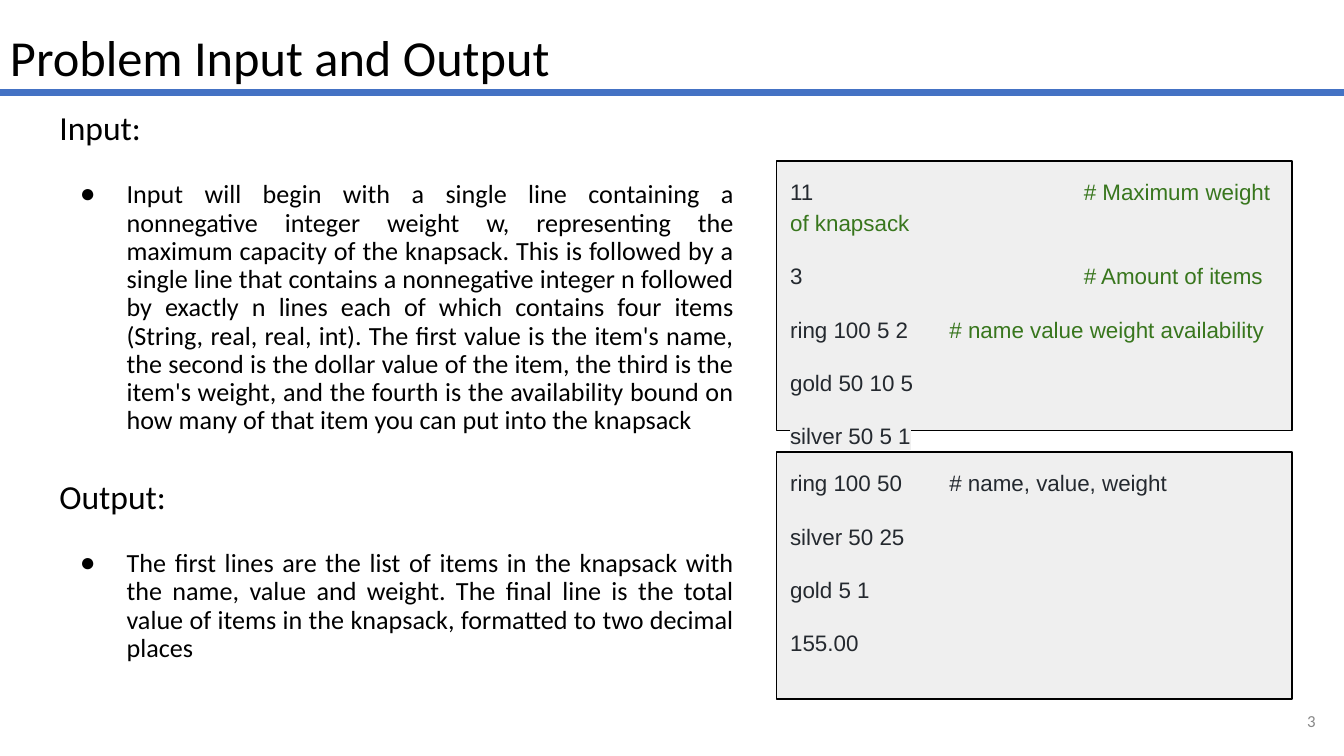
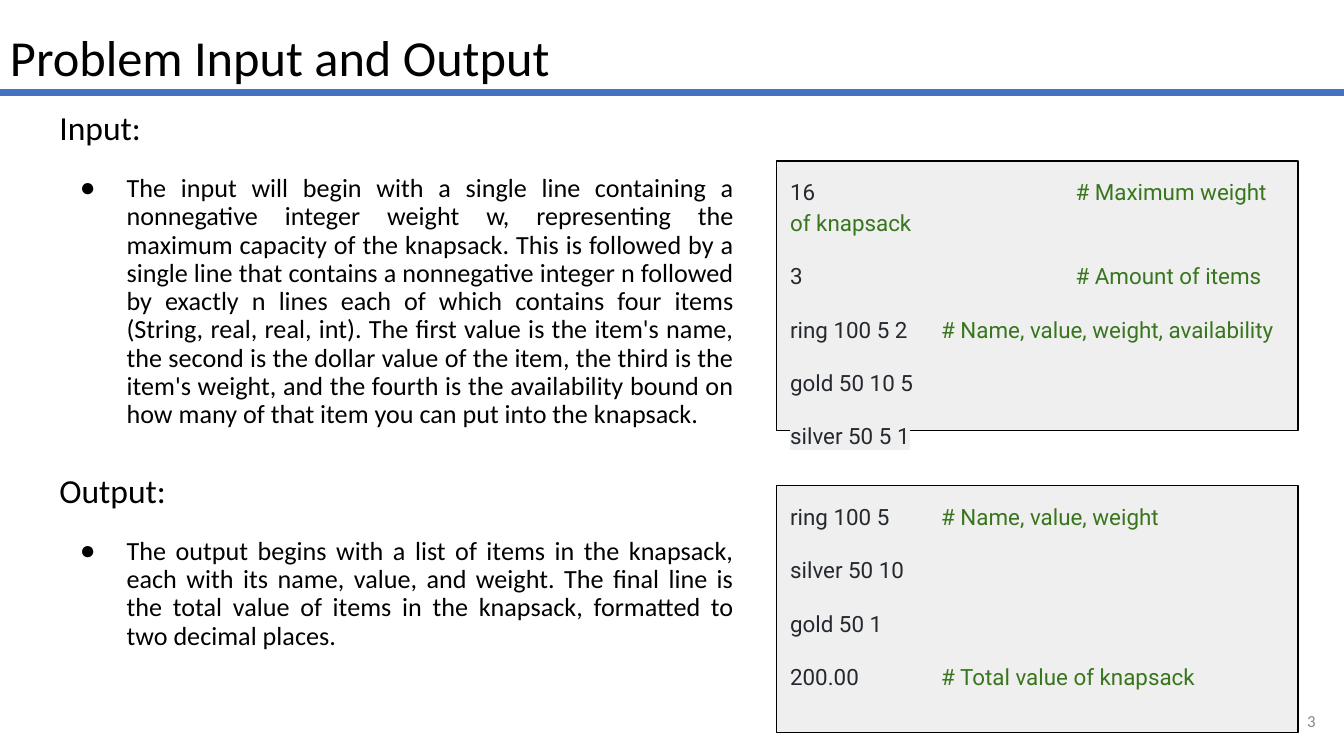
Before and after one commit to woodmatm/NP-Project, a slide deck: slide 3 of NP-Complete Max Knapsack.pptx. Drawn at 1344x756 pixels with LibreOffice and Linux fonts; fonts in the diff are those of the drawing. Boxes give left, top, right and bottom in pixels: in the first picture for what was removed or moved away, otherwise in the second. Text is boxed around its words. In the diff, an @@ line names an element or a change of style, - is before the commit and + after.

Commit message:
V2_NP-Complete Max Knapsack.pptx

```diff
--- a/NP-Complete Max Knapsack.pptx
+++ b/NP-Complete Max Knapsack.pptx
@@ text at [127,179,734,428]: text changed @@
-● Input will begin with a single line containing a nonnegative integer weight w, representing the maximum capacity of the knapsack. This is followed by a single line that contains a nonnegative integer n followed by exactly n lines each of which contains four items (String, real, real, int). The first value is the item's name, the second is the dollar value of the item, the third is the item's weight, and the fourth is the availability bound on how many of that item you can put into the knapsack
+● The input will begin with a single line containing a nonnegative integer weight w, representing the maximum capacity of the knapsack. This is followed by a single line that contains a nonnegative integer n followed by exactly n lines each of which contains four items (String, real, real, int). The first value is the item's name, the second is the dollar value of the item, the third is the item's weight, and the fourth is the availability bound on how many of that item you can put into the knapsack.
@@ rectangle "16 # Maximum weight of ...": place and size @@
-rectangle "16 # Maximum weight of ..." at [777,161,1292,431]
+rectangle "16 # Maximum weight of ..." at [777,161,1298,431]
@@ text in rectangle at [790,183,1266,205]: text changed; font Arial to Roboto @@
-11 # Maximum weight of knapsack
+16 # Maximum weight of knapsack
@@ text in rectangle at [790,267,1261,445]: font Arial to Roboto in "3 # Amount of items", "gold 50 10 5", "silver 50 5 1" @@
@@ text in rectangle at [790,321,1274,343]: text changed; font Arial to Roboto @@
-ring 100 5 2 # name value weight availability
+ring 100 5 2 # Name, value, weight, availability
@@ rectangle "ring 100 5 # Name, ...": place and size @@
-rectangle "ring 100 5 # Name, ..." at [777,452,1292,699]
+rectangle "ring 100 5 # Name, ..." at [777,485,1298,732]
@@ text in rectangle at [790,508,1195,690]: text changed; font Arial to Roboto; text colour #24292F to #38761D @@
-ring 100 50 # name, value, weight
-silver 50 25
-gold 5 1
-155.00
+ring 100 5 # Name, value, weight
+silver 50 10
+gold 50 1
+200.00 # Total value of knapsack
@@ text at [127,542,733,650]: text changed @@
-● The first lines are the list of items in the knapsack with the name, value and weight. The final line is the total value of items in the knapsack, formatted to two decimal places
+● The output begins with a list of items in the knapsack, each with its name, value, and weight. The final line is the total value of items in the knapsack, formatted to two decimal places.
```
Also in this commit, not shown: 4 other slides changed, 1 slide added.
